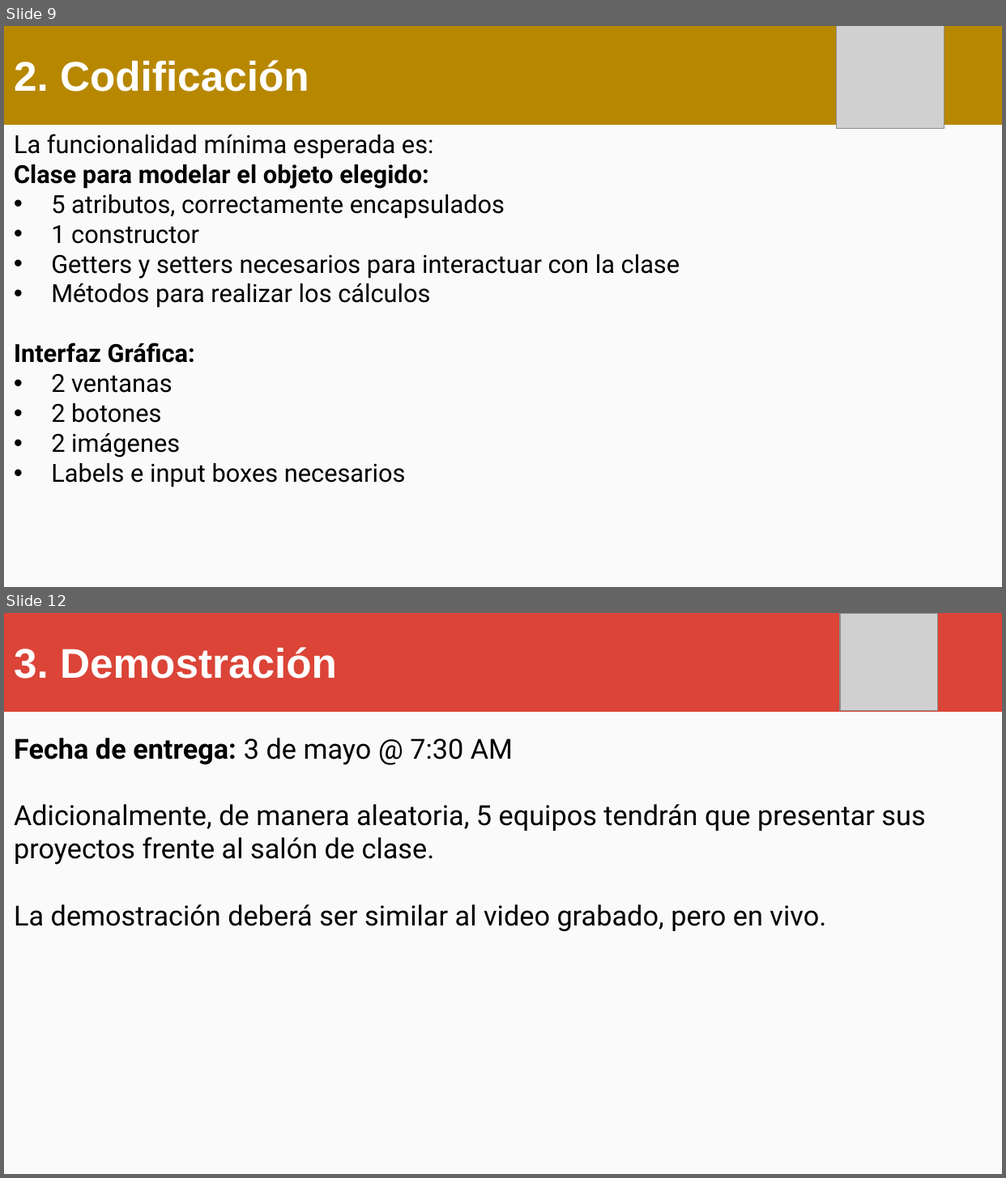
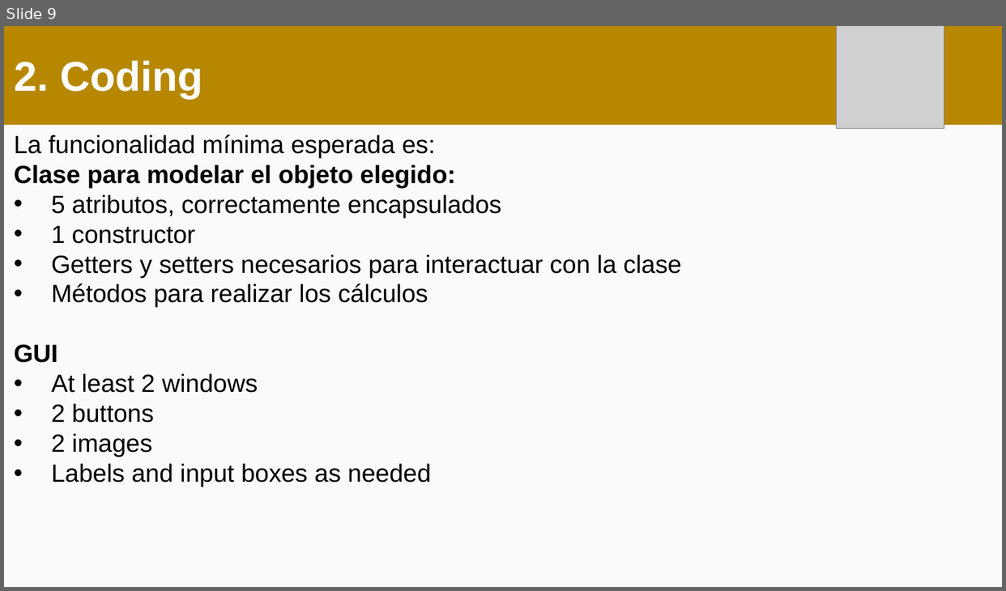
Before and after one commit to OMardil/CS2_2024_EN, a slide deck: PROYECTO/01 Medium Level/PROY_M00.pptx. Shown one above the other, each under a label of ours: slides 9 and 12 before the commit, slide 9 after it; the slides between them are not shown. The pictures are 1006x1178 and 1006x591 pixels, drawn with LibreOffice and Linux fonts; fonts in the diff are those of the drawing; grey boxes stand for pictures. Boxes give left, top, right and bottom in pixels: in the first picture for what was removed or moved away, otherwise in the second. Text is boxed around its words. In the diff, an @@ line names an element or a change of style, - is before the commit and + after.

```diff
--- a/PROYECTO/01 Medium Level/PROY_M00.pptx
+++ b/PROYECTO/01 Medium Level/PROY_M00.pptx
@@ slide 12 removed at (4,613,1002,1174), background #FAFAFA @@
@@ rectangle removed at (4,613,1002,711) @@
-3. Demostración
@@ picture removed at (840,613,938,711) @@
@@ text removed at (14,738,925,931) @@
-Fecha de entrega: 3 de mayo @ 7:30 AM
-Adicionalmente, de manera aleatoria, 5 equipos tendrán que presentar sus proyectos frente al salón de clase.
-La demostración deberá ser similar al video grabado, pero en vivo.
@@ slide 9 changed as well @@
@@ text in rectangle at (14,60,202,99): text changed @@
-2. Codificación
+2. Coding
@@ text at (14,135,682,307): font Roboto to Arial in "La funcionalidad mínima esperada es:", "Clase para modelar el objeto elegido:", "5 atributos, correctamente encapsulados", "1 constructor" and 2 more places @@
@@ text at (14,344,431,487): text changed; font Roboto to Arial @@
-Interfaz Gráfica:
-• 2 ventanas
-• 2 botones
-• 2 imágenes
-• Labels e input boxes necesarios
+GUI
+• At least 2 windows
+• 2 buttons
+• 2 images
+• Labels and input boxes as needed
```
Also in this commit, not shown: 2 other slides changed, 9 slides added, 9 other slides removed.
